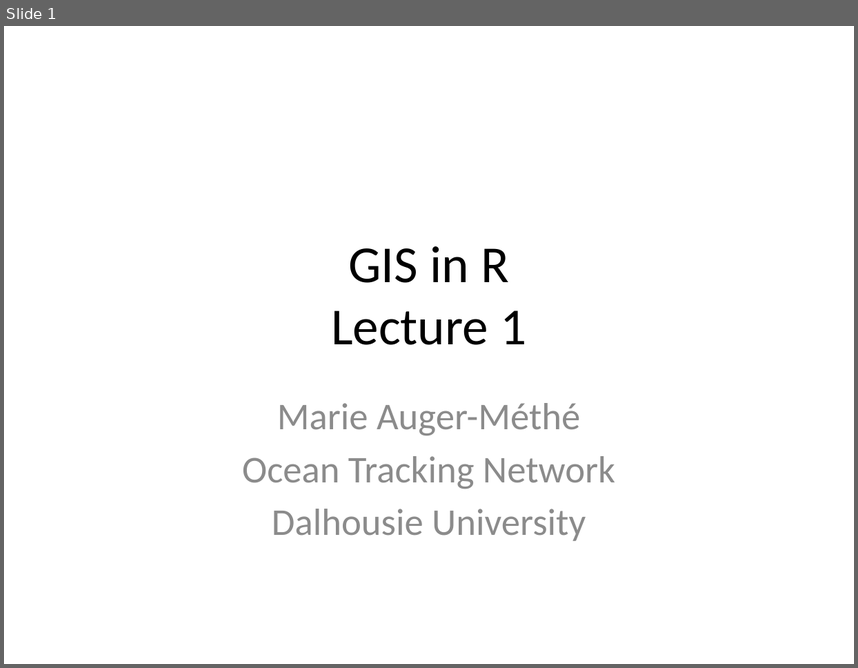
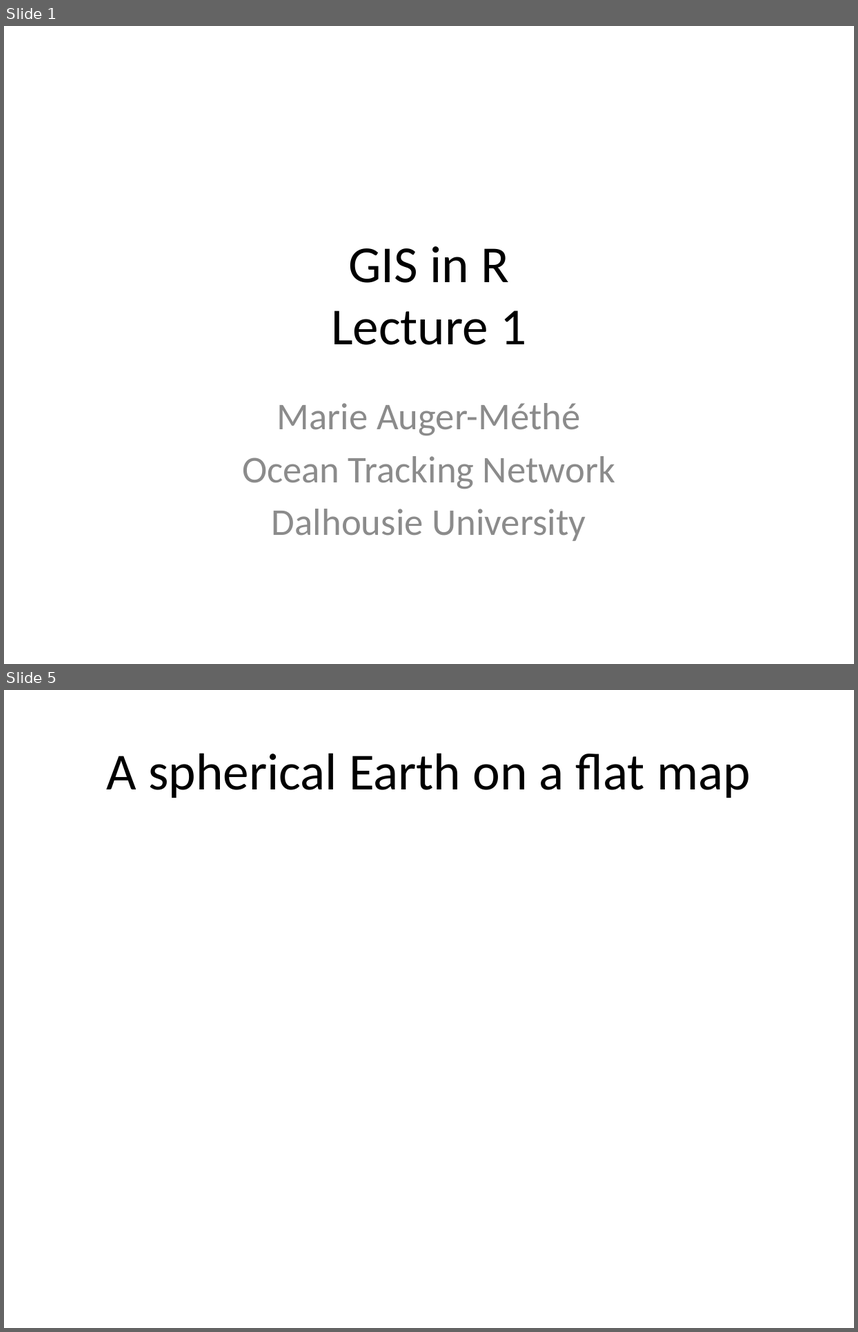
Before and after one commit to MarieAugerMethe/GISinR, a slide deck: Lectures/Lecture1.pptx. Shown one above the other, each under a label of ours: slide 1 before the commit, slides 1 and 5 after it; the slides between them are not shown. The pictures are 858x668 and 858x1332 pixels, drawn with LibreOffice and Linux fonts; fonts in the diff are those of the drawing. Boxes give left, top, right and bottom in pixels: in the first picture for what was removed or moved away, otherwise in the second. Text is boxed around its words. In the diff, an @@ line names an element or a change of style, - is before the commit and + after.

```diff
--- a/Lectures/Lecture1.pptx
+++ b/Lectures/Lecture1.pptx
@@ slide 5 added at box(4, 690, 854, 1328), background #FFFFFF @@
@@ title added at box(107, 753, 751, 798), 44 pt, text #000000 @@
+A spherical Earth on a flat map
```
Also in this commit, not shown: 4 other slides added.
